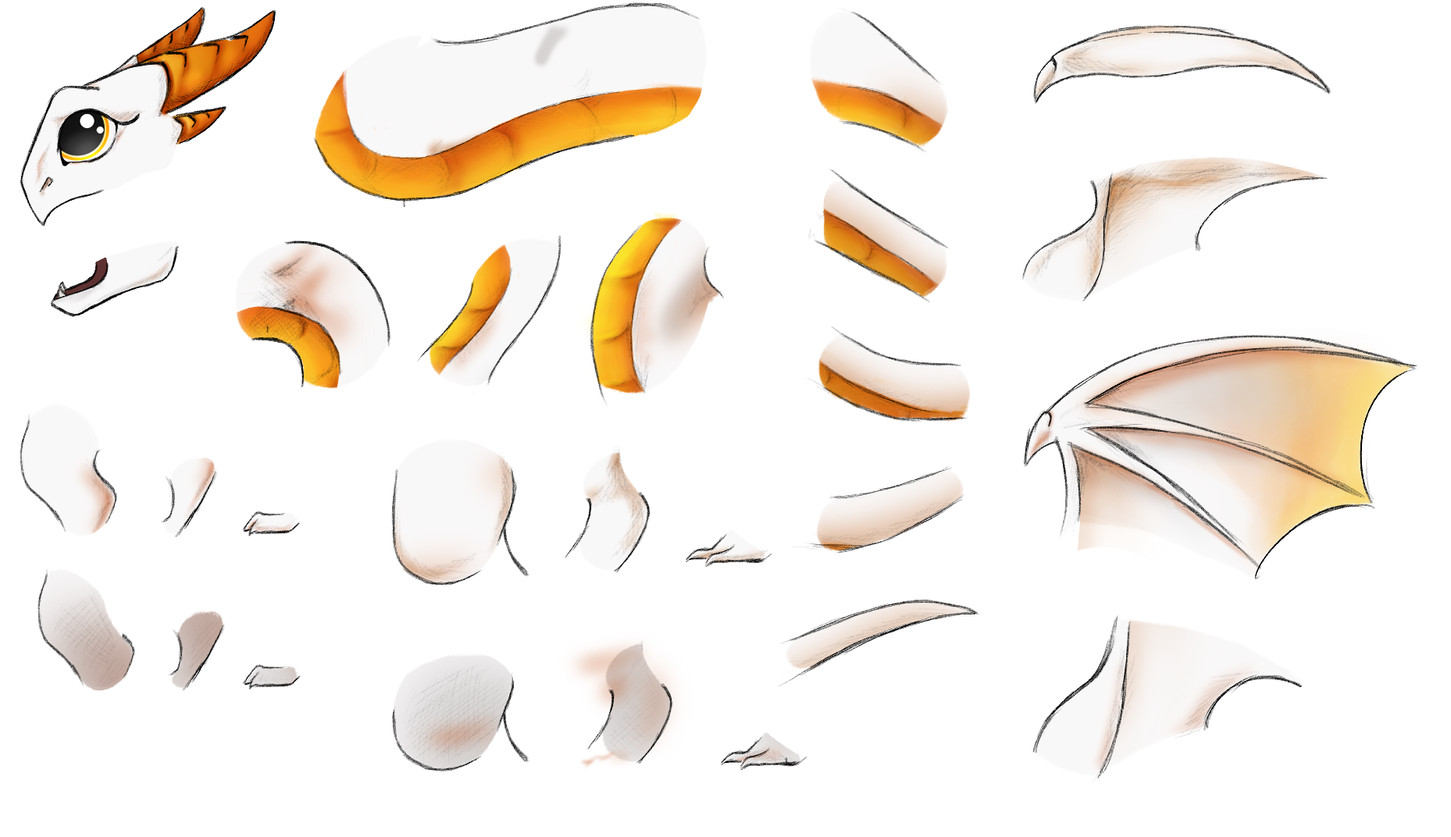
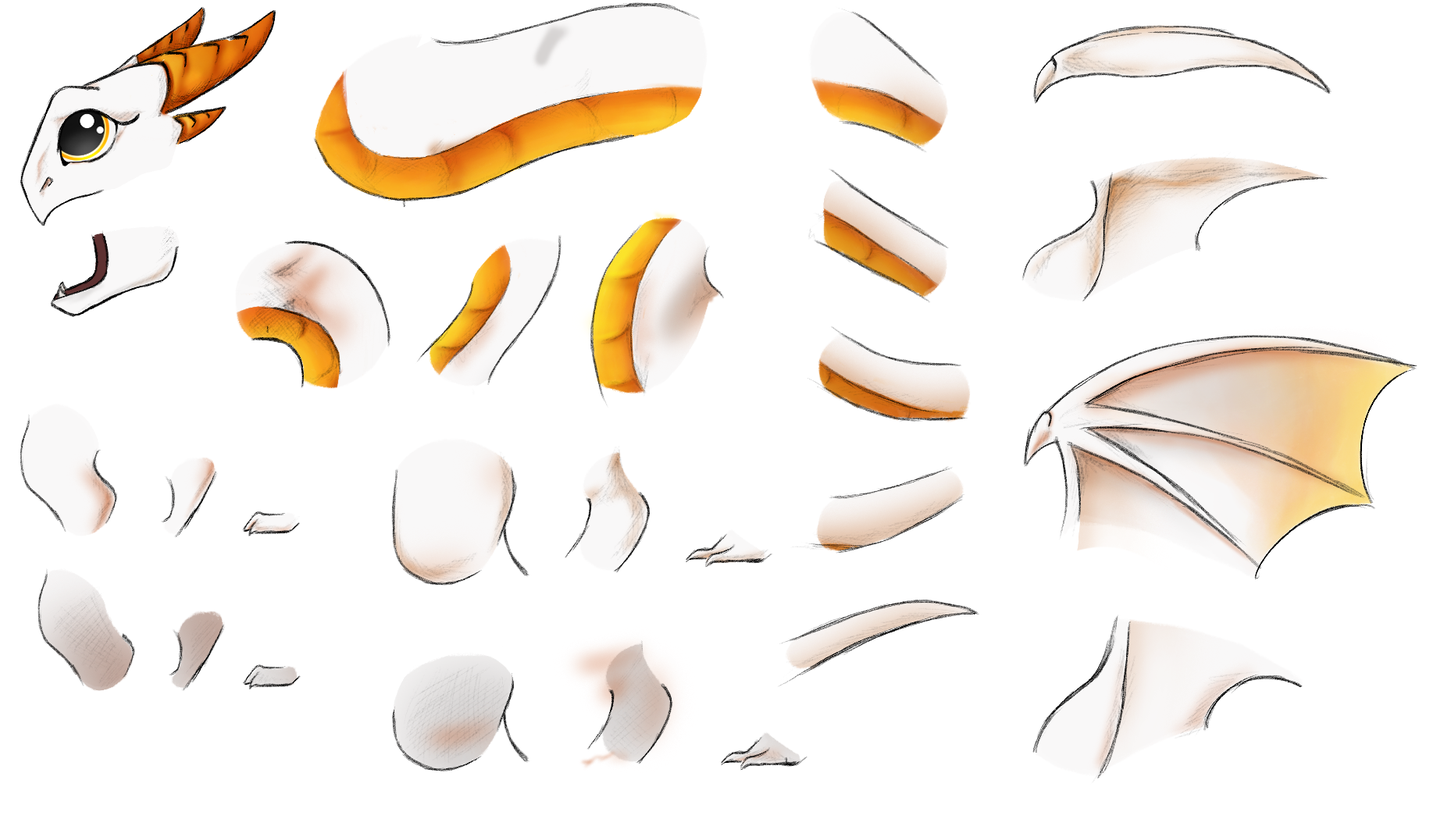
Layers edited between the first and the second (1451, 837) image:
painted on "new lowe jaw lines" over 91, 226, 180, 274
